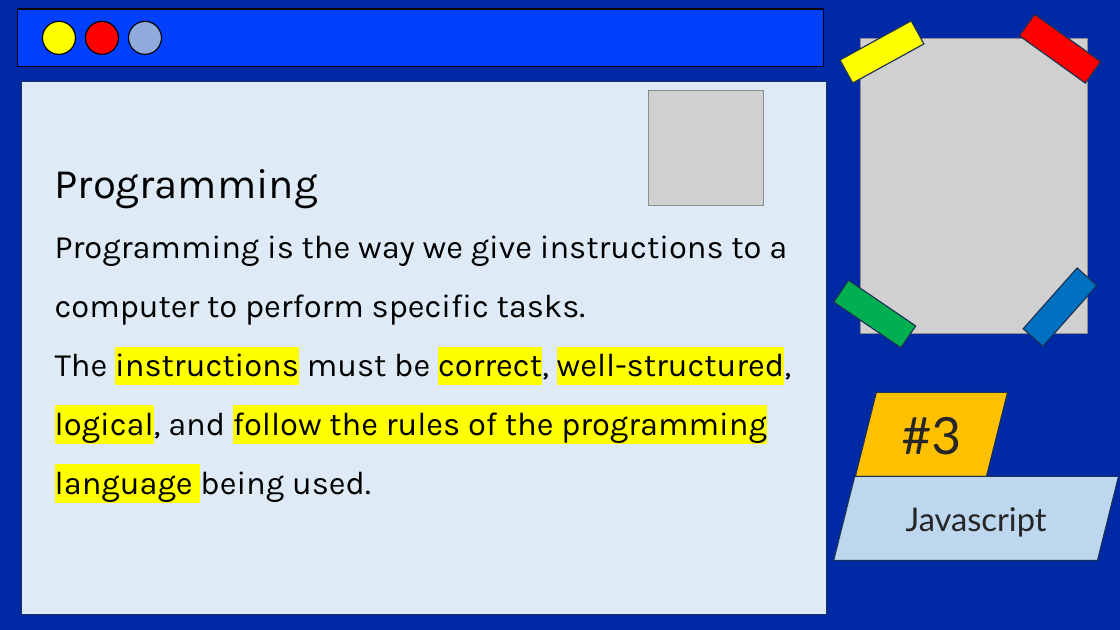
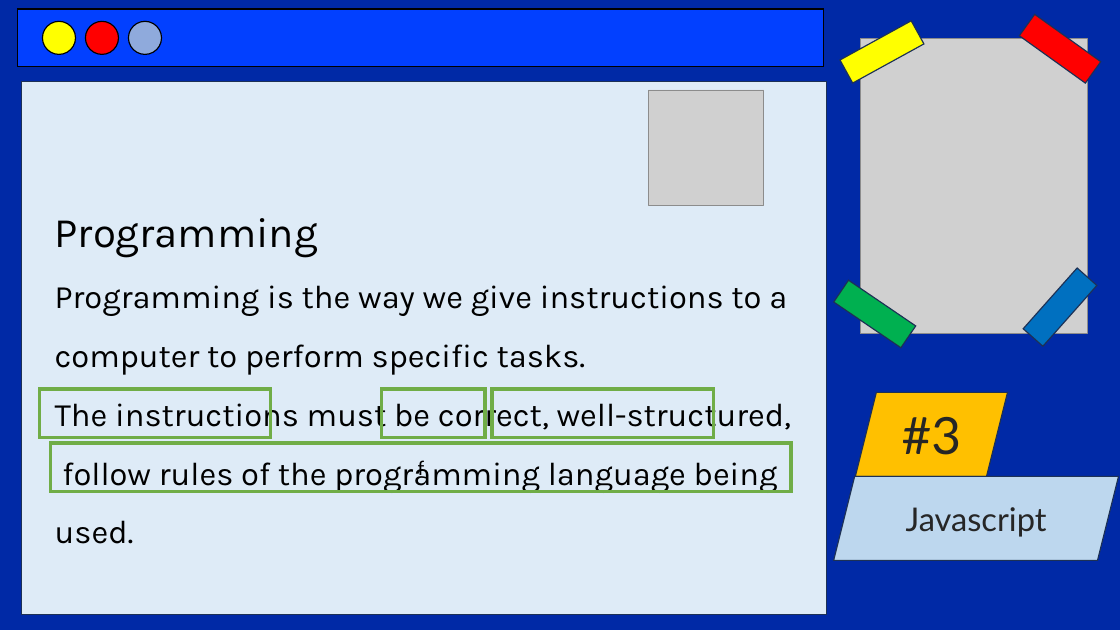
Before and after one commit to codewithjoees/courses-software-developer-complete, a slide deck: slide 2 of ppt/3.javascript-nodejs/javascript.pptx. Drawn at 1120x630 pixels with LibreOffice and Linux fonts; fonts in the diff are those of the drawing; grey boxes stand for pictures. Boxes give left, top, right and bottom in pixels: in the first picture for what was removed or moved away, otherwise in the second. Text is boxed around its words. In the diff, an @@ line names an element or a change of style, - is before the commit and + after.

```diff
--- a/ppt/3.javascript-nodejs/javascript.pptx
+++ b/ppt/3.javascript-nodejs/javascript.pptx
@@ text at (55, 218, 791, 493): text changed @@
-Programming
-Programming is the way we give instructions to a computer to perform specific tasks.
-The instructions must be correct, well-structured, logical, and follow the rules of the programming language being used.
+Programming
+Programming is the way we give instructions to a computer to perform specific tasks.
+The instructions must be correct, well-structured, follow rules of the programming language being used.
@@ rectangle added at (39, 389, 271, 437), outline #70AD47 3 pt @@
@@ rectangle added at (381, 389, 485, 437), outline #70AD47 3 pt @@
@@ rectangle added at (492, 389, 714, 437), outline #70AD47 3 pt @@
@@ rectangle added at (50, 444, 791, 492), outline #70AD47 3 pt, 18 pt, text #000000 @@
+f
```
Also in this commit, not shown: 4 other slides changed, 9 other files.
